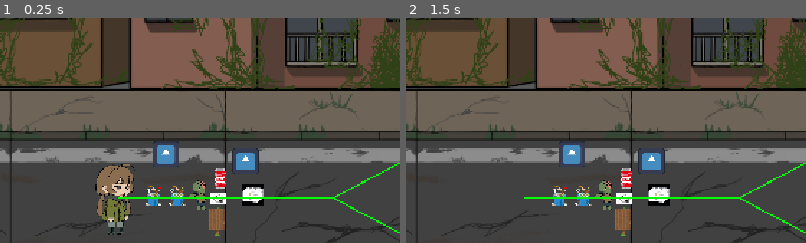
Above: before the commit, frames 1-2 (left to right).
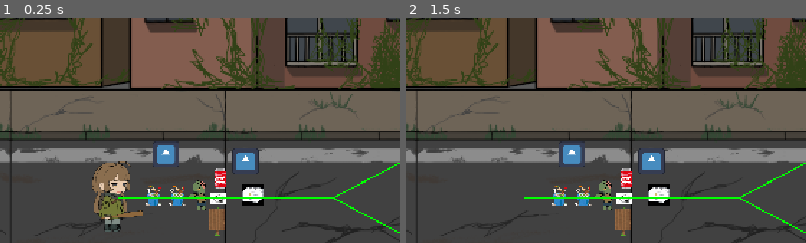
Above: after the commit, the same moments.

Repository: boxboy523/Post-Apocalypse-Constellation
Game: Godot game, scene res://scenes/main.tscn
Same seed, same stepped clock (60 frames per second), same inputs: the game is played once before the commit and once after it. The engine's default icon, where the game draws it, is replaced by a stand-in: a white triangle on a blue panel in a dark square.
Inputs (mouse positions are % of the whole screen's width and height, from its top left):
- Up to frame 1 (0.25 s): no input
- Up to frame 2 (1.5 s): tap Enter at 0.5 s; drag from (3, 5) to (43, 78) at 0.52 s; tap Space (start_path) at 1.25 s; drag from (9, 5) to (43, 78) at 1.27 s
The pictures show only the part of the screen within x 29-79%, y 36-86%; the shares and areas given below are measured in that part.

The runs differ from the first frame. In frame 1, 1.7% of the frame differs, in the area x 23-36%, y 63-97%; in frame 2, nothing differs.

Commit message:
animation

Diff:
--- a/godot/scenes/player.tscn
+++ b/godot/scenes/player.tscn
@@ -4,9 +4,71 @@
 [ext_resource type="Script" uid="uid://dq2ekl4ug2hkq" path="res://scripts/lerf_follow.gd" id="2_dqkch"]
 [ext_resource type="Texture2D" uid="uid://btqitmv23qs1i" path="res://images/units/소녀.png" id="2_g2els"]
 [ext_resource type="Script" uid="uid://bxkrc241m5rr8" path="res://scripts/player_logic.gd" id="2_qhqgy"]
+[ext_resource type="Texture2D" uid="uid://ch8j0j4nt0c7k" path="res://images/main_character/bat_attack/방망이1.png" id="5_fuw3a"]
+[ext_resource type="Texture2D" uid="uid://ub7lfh040dbc" path="res://images/main_character/bat_attack/방망이2.png" id="6_8txt3"]
+[ext_resource type="Texture2D" uid="uid://c2jyqnoekdte7" path="res://images/main_character/bat_attack/방망이3.png" id="7_2w11d"]
+[ext_resource type="Texture2D" uid="uid://ck4c0glewyf87" path="res://images/main_character/bat_attack/방망이4.png" id="8_770dr"]
+[ext_resource type="Texture2D" uid="uid://cmc40vubw2dt2" path="res://images/main_character/bat_attack/방망이5.png" id="9_8f1cb"]
+[ext_resource type="Texture2D" uid="uid://jgptqybiv7jl" path="res://images/main_character/bat_attack/방망이6.png" id="10_vdulj"]
+[ext_resource type="Texture2D" uid="uid://sxxbjwa0umpt" path="res://images/main_character/bat_attack/방망이7.png" id="11_vau08"]
+[ext_resource type="Texture2D" uid="uid://dx7av11p3jhx1" path="res://images/main_character/bat_attack/방망이8.png" id="12_qsb7e"]
+[ext_resource type="Texture2D" uid="uid://cq2q5gyftpaxl" path="res://images/main_character/bat_attack/방망이9.png" id="13_qjsmb"]
+[ext_resource type="Texture2D" uid="uid://b3nuqnuvubxae" path="res://images/main_character/crowbar_attack/빠루1.png" id="14_mwp2n"]
+[ext_resource type="Texture2D" uid="uid://dia1tqi5fgfca" path="res://images/main_character/crowbar_attack/빠루2.png" id="15_0yhus"]
+[ext_resource type="Texture2D" uid="uid://bb3yian3vwh5s" path="res://images/main_character/crowbar_attack/빠루3.png" id="16_jlll7"]
+[ext_resource type="Texture2D" uid="uid://ddivxgq5u8rbf" path="res://images/main_character/crowbar_attack/빠루4.png" id="17_qk6i7"]
+[ext_resource type="Texture2D" uid="uid://bemyejm1xed4u" path="res://images/main_character/crowbar_attack/빠루5.png" id="18_6c3st"]
+[ext_resource type="Texture2D" uid="uid://dwprg0e7crkkt" path="res://images/main_character/crowbar_attack/빠루6.png" id="19_1da1t"]
+[ext_resource type="Texture2D" uid="uid://drse3fca3rw26" path="res://images/main_character/crowbar_attack/빠루7.png" id="20_p21yu"]
+[ext_resource type="Texture2D" uid="uid://ck7hifknfamq4" path="res://images/main_character/crowbar_attack/빠루8.png" id="21_irpag"]
+[ext_resource type="Texture2D" uid="uid://dnrg2deodieov" path="res://images/main_character/crowbar_attack/빠루9.png" id="22_bpsgo"]
+[ext_resource type="Texture2D" uid="uid://bkprvgo8ooedi" path="res://images/main_character/fall/쓰러짐1.png" id="23_jx8is"]
+[ext_resource type="Texture2D" uid="uid://cy740n1uh3jcq" path="res://images/main_character/fall/쓰러짐2.png" id="24_vx63k"]
+[ext_resource type="Texture2D" uid="uid://bmh12ywr8es3b" path="res://images/main_character/fall/쓰러짐3.png" id="25_lw0jh"]
+[ext_resource type="Texture2D" uid="uid://8jrv8hwch6o" path="res://images/main_character/fall/쓰러짐4.png" id="26_ry8ed"]
+[ext_resource type="Texture2D" uid="uid://bnty2m2dqd6wx" path="res://images/main_character/fall/쓰러짐5.png" id="27_au8ao"]
+[ext_resource type="Texture2D" uid="uid://c0usiv7jpq3eu" path="res://images/main_character/fall/쓰러짐6.png" id="28_w5j5w"]
+[ext_resource type="Texture2D" uid="uid://brqbtjr06amrg" path="res://images/main_character/fall/쓰러짐7.png" id="29_cbf1i"]
+[ext_resource type="Texture2D" uid="uid://bk8hf4asgebjj" path="res://images/main_character/fall/쓰러짐8.png" id="30_4vfid"]
+[ext_resource type="Texture2D" uid="uid://c1r2so2agegvy" path="res://images/main_character/fall/쓰러짐9.png" id="31_ljgr3"]
+[ext_resource type="Texture2D" uid="uid://buiyidlwchq66" path="res://images/main_character/fall/쓰러짐10.png" id="32_fr8ja"]
+[ext_resource type="Texture2D" uid="uid://cafj4nbrbqld4" path="res://images/main_character/fall/쓰러짐11.png" id="33_gvmy4"]
+[ext_resource type="Texture2D" uid="uid://d4md5vu07c0se" path="res://images/main_character/fall/쓰러짐12.png" id="34_fcu33"]
+[ext_resource type="Texture2D" uid="uid://2dhm261xrcg1" path="res://images/main_character/fall/쓰러짐13.png" id="35_qmsq4"]
+[ext_resource type="Texture2D" uid="uid://bkb3xwy3pjfa" path="res://images/main_character/knife_attack/칼 (1).png" id="36_5vs2b"]
+[ext_resource type="Texture2D" uid="uid://ccm836dnhjqnu" path="res://images/main_character/knife_attack/칼 (2).png" id="37_a7i4v"]
+[ext_resource type="Texture2D" uid="uid://dwokrhfjh8wx1" path="res://images/main_character/knife_attack/칼 (3).png" id="38_b5l0c"]
+[ext_resource type="Texture2D" uid="uid://cisj4ytk8evei" path="res://images/main_character/knife_attack/칼 (4).png" id="39_2a33p"]
+[ext_resource type="Texture2D" uid="uid://bddfn6q5gj6gm" path="res://images/main_character/knife_attack/칼 (5).png" id="40_reqs7"]
+[ext_resource type="Texture2D" uid="uid://ddh4fdl765kra" path="res://images/main_character/knife_attack/칼 (6).png" id="41_2yjfb"]
+[ext_resource type="Texture2D" uid="uid://c807i0glqltb2" path="res://images/main_character/knife_attack/칼 (7).png" id="42_dnnjp"]
+[ext_resource type="Texture2D" uid="uid://bnod08sy0cybe" path="res://images/main_character/knife_attack/칼 (8).png" id="43_wqna8"]
+[ext_resource type="Texture2D" uid="uid://c3sr0veqd71wp" path="res://images/main_character/knife_attack/칼 (9).png" id="44_l7gmo"]
+[ext_resource type="Texture2D" uid="uid://rlh8fbxaoqkr" path="res://images/main_character/looting/파밍 (1).png" id="45_kft7l"]
+[ext_resource type="Texture2D" uid="uid://7j3tpal64eth" path="res://images/main_character/looting/파밍 (2).png" id="46_2s4os"]
+[ext_resource type="Texture2D" uid="uid://0xxgmsda8g18" path="res://images/main_character/looting/파밍 (3).png" id="47_2em0j"]
+[ext_resource type="Texture2D" uid="uid://dih4vdu3c0afu" path="res://images/main_character/looting/파밍 (4).png" id="48_qe2k6"]
+[ext_resource type="Texture2D" uid="uid://dgarnqgwq17ny" path="res://images/main_character/looting/파밍 (5).png" id="49_edwuo"]
+[ext_resource type="Texture2D" uid="uid://co0bexii135ql" path="res://images/main_character/looting/파밍 (6).png" id="50_5eiju"]
+[ext_resource type="Texture2D" uid="uid://oymr0yerqts6" path="res://images/main_character/looting/파밍 (7).png" id="51_uukdq"]
+[ext_resource type="Texture2D" uid="uid://b3umkvor1oerl" path="res://images/main_character/looting/파밍 (8).png" id="52_3k3j0"]
+[ext_resource type="Texture2D" uid="uid://kwe770qy7rfo" path="res://images/main_character/looting/파밍 (9).png" id="53_0bpox"]
+[ext_resource type="Texture2D" uid="uid://d1m1tyvjalhnm" path="res://images/main_character/trapped/함정1.png" id="54_5c21n"]
+[ext_resource type="Texture2D" uid="uid://v4vatg0akqmu" path="res://images/main_character/trapped/함정2.png" id="55_e8m1u"]
+[ext_resource type="Texture2D" uid="uid://dgsi2q1n2vvj5" path="res://images/main_character/trapped/함정3.png" id="56_77pet"]
+[ext_resource type="Texture2D" uid="uid://bcoxncs0aqy08" path="res://images/main_character/walk/걷기1.png" id="57_tlhxf"]
+[ext_resource type="Texture2D" uid="uid://qrmfgefvsch5" path="res://images/main_character/walk/걷기2.png" id="58_hrkfm"]
+[ext_resource type="Texture2D" uid="uid://45wwype5gyq6" path="res://images/main_character/walk/걷기3.png" id="59_oxcmq"]
+[ext_resource type="Texture2D" uid="uid://caewnd1vy3d1o" path="res://images/main_character/walk/걷기4.png" id="60_wylla"]
+[ext_resource type="Texture2D" uid="uid://f1gp21xuxyhb" path="res://images/main_character/walk/걷기5.png" id="61_a3eqm"]
+[ext_resource type="Texture2D" uid="uid://ctqqarwkyakmg" path="res://images/main_character/walk/걷기6.png" id="62_plx2b"]
+[ext_resource type="Texture2D" uid="uid://djxg2eba42xgs" path="res://images/main_character/walk/걷기7.png" id="63_3capk"]
+[ext_resource type="Texture2D" uid="uid://c02wvxfmtlgfv" path="res://images/main_character/walk/걷기8.png" id="64_kg5hq"]
+[ext_resource type="Texture2D" uid="uid://d0fvw3m6rgcfy" path="res://images/main_character/walk/걷기9.png" id="65_kp0if"]
+[ext_resource type="Texture2D" uid="uid://c0r6whi6387pg" path="res://images/main_character/walk/걷기10.png" id="66_2xkbm"]
 
 [sub_resource type="RectangleShape2D" id="RectangleShape2D_4kf0v"]
-size = Vector2(32, 32)
+size = Vector2(38, 85)
 
 [sub_resource type="GDScript" id="GDScript_dqkch"]
 script/source = "extends Sprite2D
@@ -21,6 +83,230 @@
 	pass
 "
 
+[sub_resource type="SpriteFrames" id="SpriteFrames_k5pvu"]
+animations = [{
+"frames": [{
+"duration": 1.0,
+"texture": ExtResource("5_fuw3a")
+}, {
+"duration": 1.0,
+"texture": ExtResource("6_8txt3")
+}, {
+"duration": 1.0,
+"texture": ExtResource("7_2w11d")
+}, {
+"duration": 1.0,
+"texture": ExtResource("8_770dr")
+}, {
+"duration": 1.0,
+"texture": ExtResource("9_8f1cb")
+}, {
+"duration": 1.0,
+"texture": ExtResource("10_vdulj")
+}, {
+"duration": 1.0,
+"texture": ExtResource("11_vau08")
+}, {
+"duration": 1.0,
+"texture": ExtResource("12_qsb7e")
+}, {
+"duration": 1.0,
+"texture": ExtResource("13_qjsmb")
+}],
+"loop": 0,
+"name": &"bat_attack",
+"speed": 12.0
+}, {
+"frames": [{
+"duration": 1.0,
+"texture": ExtResource("14_mwp2n")
+}, {
+"duration": 1.0,
+"texture": ExtResource("15_0yhus")
+}, {
+"duration": 1.0,
+"texture": ExtResource("16_jlll7")
+}, {
+"duration": 1.0,
+"texture": ExtResource("17_qk6i7")
+}, {
+"duration": 1.0,
+"texture": ExtResource("18_6c3st")
+}, {
+"duration": 1.0,
+"texture": ExtResource("19_1da1t")
+}, {
+"duration": 1.0,
+"texture": ExtResource("20_p21yu")
+}, {
+"duration": 1.0,
+"texture": ExtResource("21_irpag")
+}, {
+"duration": 1.0,
+"texture": ExtResource("22_bpsgo")
+}],
+"loop": 1,
+"name": &"crowbar_attack",
+"speed": 12.0
+}, {
+"frames": [{
+"duration": 1.0,
+"texture": ExtResource("23_jx8is")
+}, {
+"duration": 1.0,
+"texture": ExtResource("24_vx63k")
+}, {
+"duration": 1.0,
+"texture": ExtResource("25_lw0jh")
+}, {
+"duration": 1.0,
+"texture": ExtResource("26_ry8ed")
+}, {
+"duration": 1.0,
+"texture": ExtResource("27_au8ao")
+}, {
+"duration": 1.0,
+"texture": ExtResource("28_w5j5w")
+}, {
+"duration": 1.0,
+"texture": ExtResource("29_cbf1i")
+}, {
+"duration": 1.0,
+"texture": ExtResource("30_4vfid")
+}, {
+"duration": 1.0,
+"texture": ExtResource("31_ljgr3")
+}, {
+"duration": 1.0,
+"texture": ExtResource("32_fr8ja")
+}, {
+"duration": 1.0,
+"texture": ExtResource("33_gvmy4")
+}, {
+"duration": 1.0,
+"texture": ExtResource("34_fcu33")
+}, {
+"duration": 1.0,
+"texture": ExtResource("35_qmsq4")
+}],
+"loop": 1,
+"name": &"fall",
+"speed": 12.0
+}, {
+"frames": [{
+"duration": 1.0,
+"texture": ExtResource("36_5vs2b")
+}, {
+"duration": 1.0,
+"texture": ExtResource("37_a7i4v")
+}, {
+"duration": 1.0,
+"texture": ExtResource("38_b5l0c")
+}, {
+"duration": 1.0,
+"texture": ExtResource("39_2a33p")
+}, {
+"duration": 1.0,
+"texture": ExtResource("40_reqs7")
+}, {
+"duration": 1.0,
+"texture": ExtResource("41_2yjfb")
+}, {
+"duration": 1.0,
+"texture": ExtResource("42_dnnjp")
+}, {
+"duration": 1.0,
+"texture": ExtResource("43_wqna8")
+}, {
+"duration": 1.0,
+"texture": ExtResource("44_l7gmo")
+}],
+"loop": 0,
+"name": &"knife_attack",
+"speed": 12.0
+}, {
+"frames": [{
+"duration": 1.0,
+"texture": ExtResource("45_kft7l")
+}, {
+"duration": 1.0,
+"texture": ExtResource("46_2s4os")
+}, {
+"duration": 1.0,
+"texture": ExtResource("47_2em0j")
+}, {
+"duration": 1.0,
+"texture": ExtResource("48_qe2k6")
+}, {
+"duration": 1.0,
+"texture": ExtResource("49_edwuo")
+}, {
+"duration": 1.0,
+"texture": ExtResource("50_5eiju")
+}, {
+"duration": 1.0,
+"texture": ExtResource("51_uukdq")
+}, {
+"duration": 1.0,
+"texture": ExtResource("52_3k3j0")
+}, {
+"duration": 1.0,
+"texture": ExtResource("53_0bpox")
+}],
+"loop": 1,
+"name": &"looting",
+"speed": 12.0
+}, {
+"frames": [{
+"duration": 1.0,
+"texture": ExtResource("54_5c21n")
+}, {
+"duration": 1.0,
+"texture": ExtResource("55_e8m1u")
+}, {
+"duration": 1.0,
+"texture": ExtResource("56_77pet")
+}],
+"loop": 0,
+"name": &"trapped",
+"speed": 12.0
+}, {
+"frames": [{
+"duration": 1.0,
+"texture": ExtResource("57_tlhxf")
+}, {
+"duration": 1.0,
+"texture": ExtResource("58_hrkfm")
+}, {
+"duration": 1.0,
+"texture": ExtResource("59_oxcmq")
+}, {
+"duration": 1.0,
+"texture": ExtResource("60_wylla")
+}, {
+"duration": 1.0,
+"texture": ExtResource("61_a3eqm")
+}, {
+"duration": 1.0,
+"texture": ExtResource("62_plx2b")
+}, {
+"duration": 1.0,
+"texture": ExtResource("63_3capk")
+}, {
+"duration": 1.0,
+"texture": ExtResource("64_kg5hq")
+}, {
+"duration": 1.0,
+"texture": ExtResource("65_kp0if")
+}, {
+"duration": 1.0,
+"texture": ExtResource("66_2xkbm")
+}],
+"loop": 1,
+"name": &"walk",
+"speed": 12.0
+}]
+
 [node name="Player" type="PathFollow2D" unique_id=1170953966]
 rotates = false
 loop = false
@@ -36,10 +322,20 @@
 [node name="Area2D" type="Area2D" parent="LerfFollow/PlayerLogic" unique_id=1968832790]
 
 [node name="CollisionShape2D" type="CollisionShape2D" parent="LerfFollow/PlayerLogic/Area2D" unique_id=2076691829]
+position = Vector2(-5, -14.5)
 shape = SubResource("RectangleShape2D_4kf0v")
 
 [node name="Sprite2D" type="Sprite2D" parent="LerfFollow" unique_id=1367374429]
+visible = false
 position = Vector2(0, -11)
 scale = Vector2(0.15, 0.15)
 texture = ExtResource("2_g2els")
 script = SubResource("GDScript_dqkch")
+
+[node name="AnimatedSprite2D" type="AnimatedSprite2D" parent="LerfFollow" unique_id=2001467306]
+position = Vector2(12, -11)
+scale = Vector2(0.3, 0.3)
+sprite_frames = SubResource("SpriteFrames_k5pvu")
+animation = &"bat_attack"
+frame = 8
+frame_progress = 1.0
Binary file added: godot/images/main_character/bat_attack/방망이1.png
Not shown, added: godot/images/main_character/bat_attack/방망이1.png.import
Binary file added: godot/images/main_character/bat_attack/방망이2.png
Not shown, added: godot/images/main_character/bat_attack/방망이2.png.import
Binary file added: godot/images/main_character/bat_attack/방망이3.png
Not shown, added: godot/images/main_character/bat_attack/방망이3.png.import
Binary file added: godot/images/main_character/bat_attack/방망이4.png
Not shown, added: godot/images/main_character/bat_attack/방망이4.png.import
Binary file added: godot/images/main_character/bat_attack/방망이5.png
Not shown, added: godot/images/main_character/bat_attack/방망이5.png.import
Binary file added: godot/images/main_character/bat_attack/방망이6.png
Not shown, added: godot/images/main_character/bat_attack/방망이6.png.import
(and 112 more such lines)
